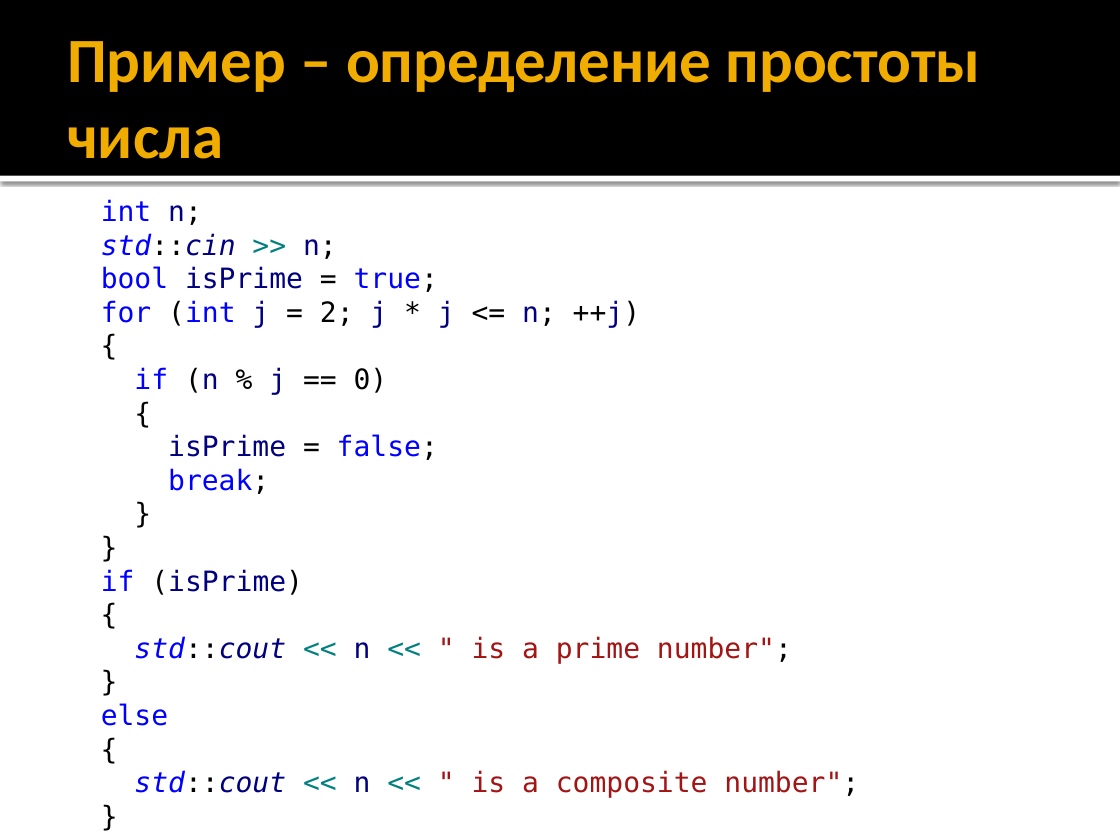
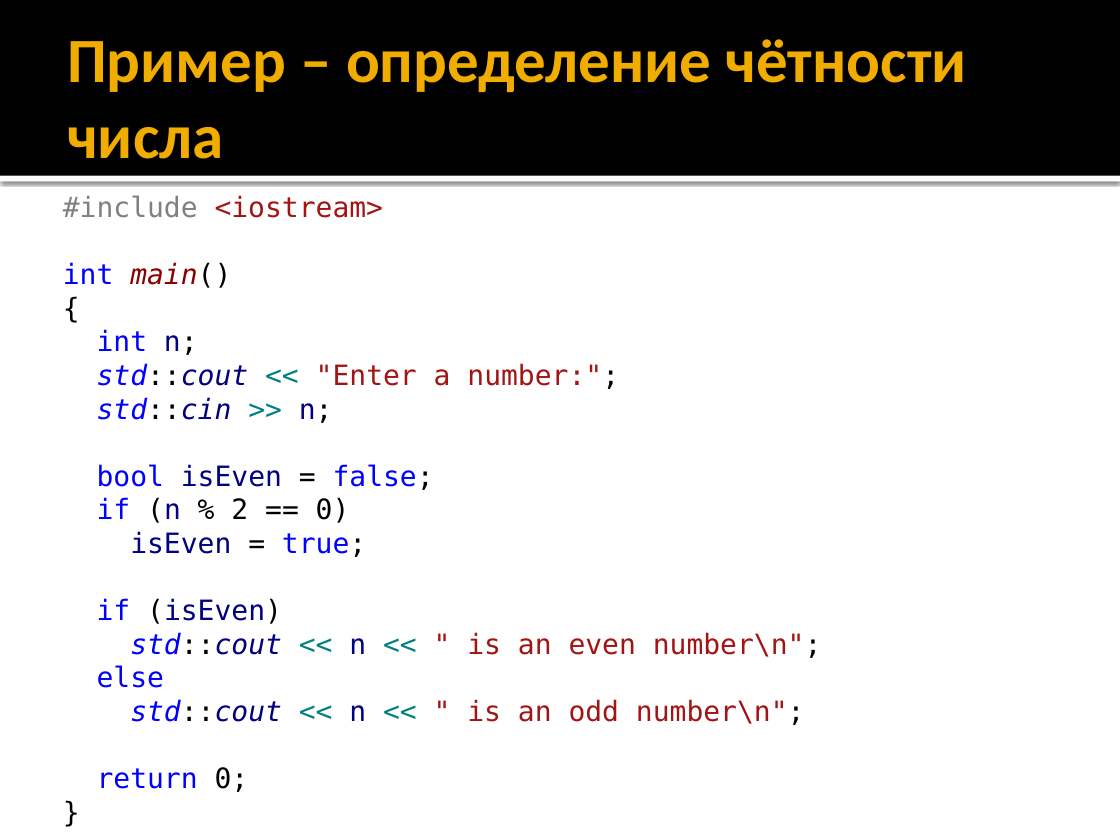
Before and after one commit to alexey-malov/oop, a slide deck: slide 8 of lectures/01/Синтаксис C++.pptx. Drawn at 1120x840 pixels with LibreOffice and Linux fonts; fonts in the diff are those of the drawing. Boxes give left, top, right and bottom in pixels: in the first picture for what was removed or moved away, otherwise in the second. Text is boxed around its words. In the diff, an @@ line names an element or a change of style, - is before the commit and + after.

```diff
--- a/lectures/01/Синтаксис C++.pptx
+++ b/lectures/01/Синтаксис C++.pptx
@@ title at (67,39,967,159): text changed @@
-Пример – определение простоты числа
+Пример – определение чётности числа
@@ text "#include <iostream>" at (63,195,822,792): more space between paragraphs @@
@@ text at (63,195,384,288): paragraphs added @@
+#include <iostream>
+int main()
+{
@@ text at (97,363,619,389): paragraph added @@
+std::cout << "Enter a number:";
@@ text at (97,464,822,792): text changed; text colour #0000FF to #A31515 @@
-bool isPrime = true;
-for (int j = 2; j * j <= n; ++j)
-{
-if (n % j == 0)
-{
-isPrime = false;
-break;
+bool isEven = false;
+if (n % 2 == 0)
+isEven = true;
+if (isEven)
+std::cout << n << " is an even number\n";
+else
+std::cout << n << " is an odd number\n";
+return 0;
@@ text at (101,569,859,798): paragraphs removed @@
-}
-if (isPrime)
-{
-std::cout << n << " is a prime number";
-}
-else
-{
-std::cout << n << " is a composite number";
-}
```
Also in this commit, not shown: 5 other slides changed, 3 slides added, 1 slide removed.
